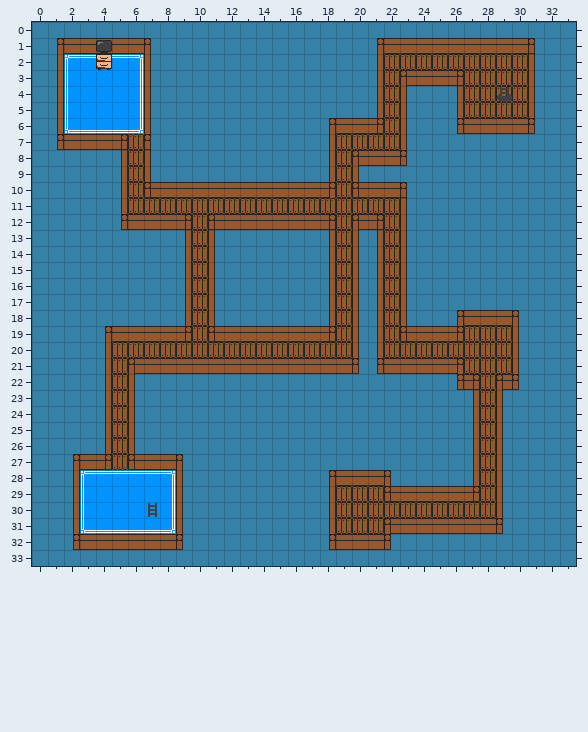
One commit to this Tiled map: assets/levels/frogpond-dungeon.tmx. That is the earlier state.
Cells are 16x16 px. Shown: x 0..33, y 0..33.
The same view after the edit:
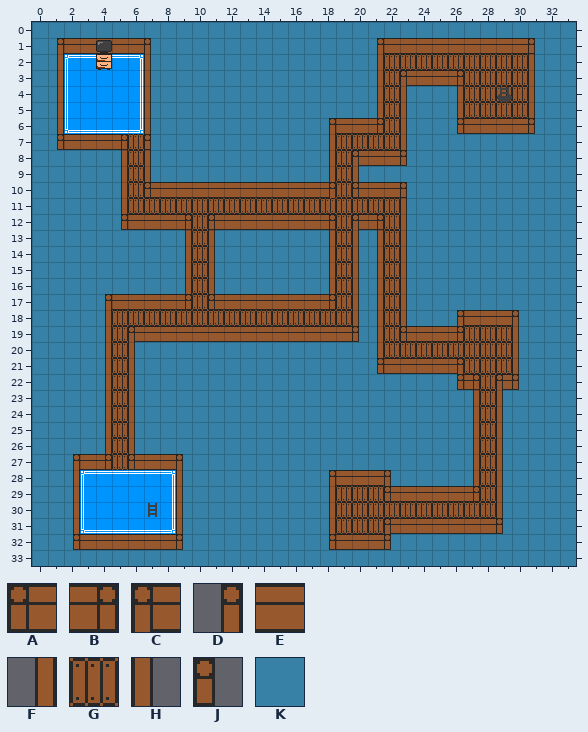
Key: from "tiles_frogpond": A 1, B 2, C 3, D 30, E 31, F 60, G 61, H 62, J 92, K 128.
_ is an empty cell.
Tiles replaced or removed in this view: A, B, C, D, E, F, G, H, J, K.
From old to new:
Changed rows in their new state; . is an unchanged cell.
Layer "Copy of Floor":
first column x 5:
18 GGGGG.GGGGGGGG.
19 G..............
20 .KKKKKKKKKKKKKK
Layer "Walls":
first column x 4:
17 DEEEEB.AEEEEEEB..
18 F...._._......_..
19 F_C..EEE......EEJ
20 ..H............._
21 ..H______________
Boxes around the changes in both pictures, in picture pixels (x1, y1, x2, y2):
changed: (105, 294, 359, 374)
